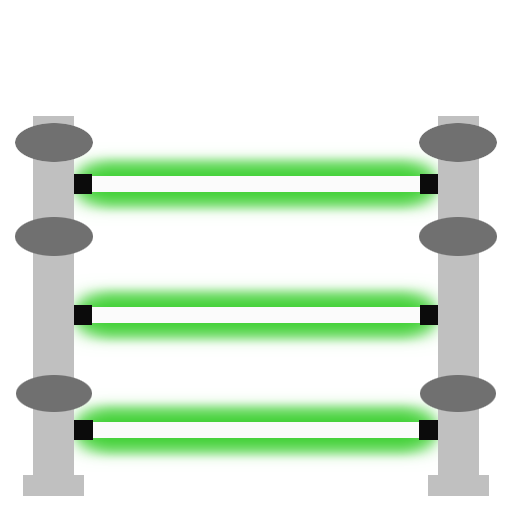
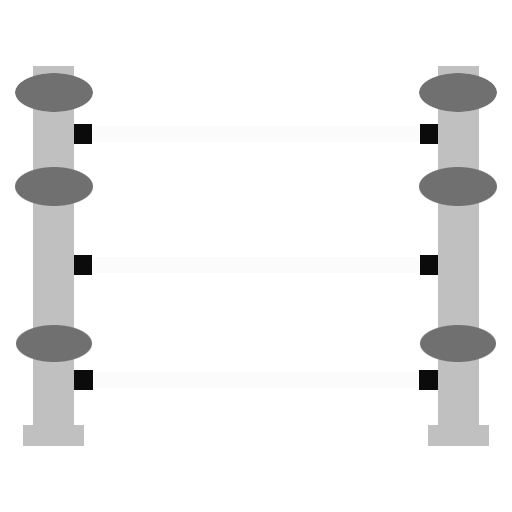
Layered file, before and after one edit (512x512). Changes by layer:
showed group "Röd" (5 layers) over [15, 66, 497, 446]
removed group "Grön" (5 layers) over [15, 123, 497, 496]
removed layer "Layer 5" from group "Grön" over [419, 123, 497, 496]
removed layer "Layer 4" from group "Grön" over [15, 123, 93, 496]
removed layer "Layer 7" from group "Grön" over [79, 307, 433, 323]
removed layer "Layer 8" from group "Grön" over [79, 422, 433, 438]
removed layer "Layer 6" from group "Grön" over [79, 176, 433, 192]
